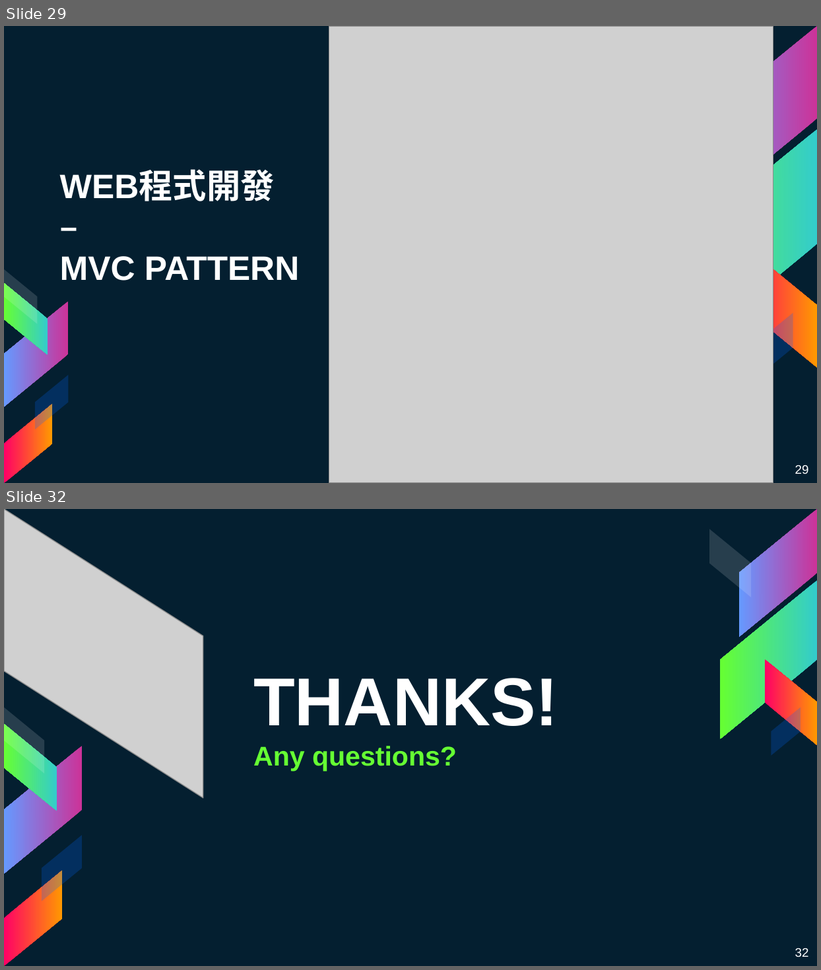
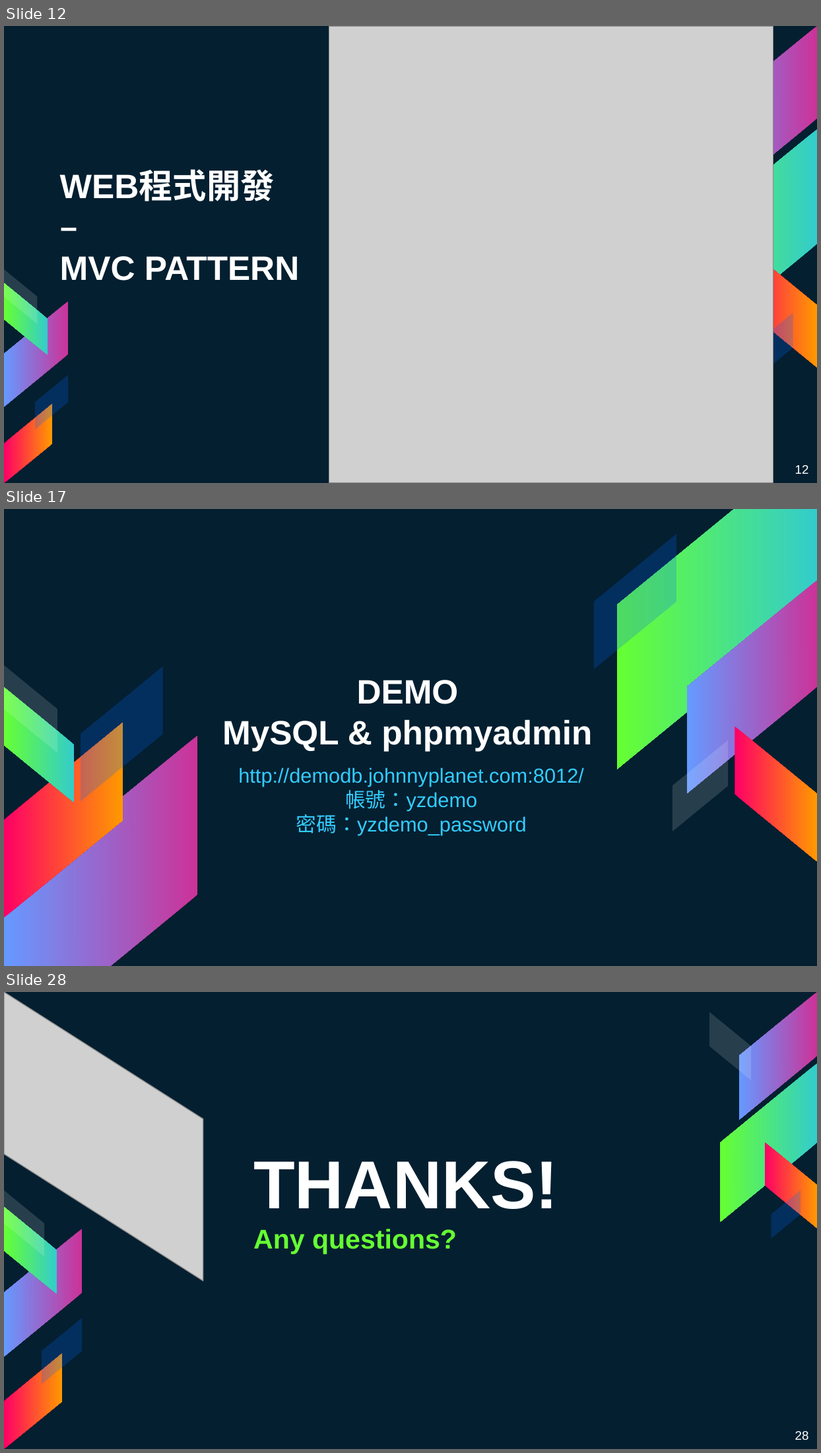
Before and after one commit to mmmaaaxxx77/NodeJS_YuanZe_Workshop, a slide deck: Documents/day2.pptx. Shown one above the other, each under a label of ours: slides 29 and 32 before the commit, slides 12, 17 and 28 after it; the slides between them are not shown. The pictures are 821x970 and 821x1453 pixels, drawn with LibreOffice and Linux fonts; fonts in the diff are those of the drawing; grey boxes stand for pictures. Boxes give left, top, right and bottom in pixels: in the first picture for what was removed or moved away, otherwise in the second. Text is boxed around its words. In the diff, an @@ line names an element or a change of style, - is before the commit and + after.

```diff
--- a/Documents/day2.pptx
+++ b/Documents/day2.pptx
@@ slide 17 added at [4,509,817,966], background #041F30 @@
@@ parallelogram added at [618,509,817,769], fill gradient #33CCCC to #66FF33 @@
@@ parallelogram added at [594,534,676,669], fill #0066FF at 23% opacity @@
@@ parallelogram added at [687,580,817,793], fill gradient #CC3399 to #6699FF @@
@@ parallelogram added at [4,665,57,753], fill #FFFFFF at 14% opacity @@
@@ parallelogram added at [81,666,163,801], fill #0066FF at 23% opacity @@
@@ title added at [222,680,592,751], 30 pt, text #FFFFFF, bold @@
+DEMO
+MySQL & phpmyadmin
@@ parallelogram added at [4,687,74,803], fill gradient #33CCCC to #66FF33 @@
@@ parallelogram added at [4,723,123,918], fill gradient #FF0066 to #FF9900 @@
@@ parallelogram added at [5,735,198,966], fill gradient #CC3399 to #6699FF @@
@@ parallelogram added at [673,740,727,831], fill #FFFFFF at 14% opacity @@
@@ parallelogram added at [735,727,816,861], fill gradient #FF0066 to #FF9900 @@
@@ subtitle added at [238,768,584,836], 18 pt, text #33CCFF @@
+http://demodb.johnnyplanet.com:8012/
+帳號：yzdemo
+密碼：yzdemo_password
@@ what was slide 29 is now slide 12 @@
@@ page number at [795,466,809,474]: text changed @@
-29
+12
@@ what was slide 32 is now slide 28 @@
@@ page number at [795,1432,809,1440]: text changed @@
-32
+28
```
Also in this commit, not shown: 11 slides changed, 11 other slides added, 16 slides removed, 31 other files.
